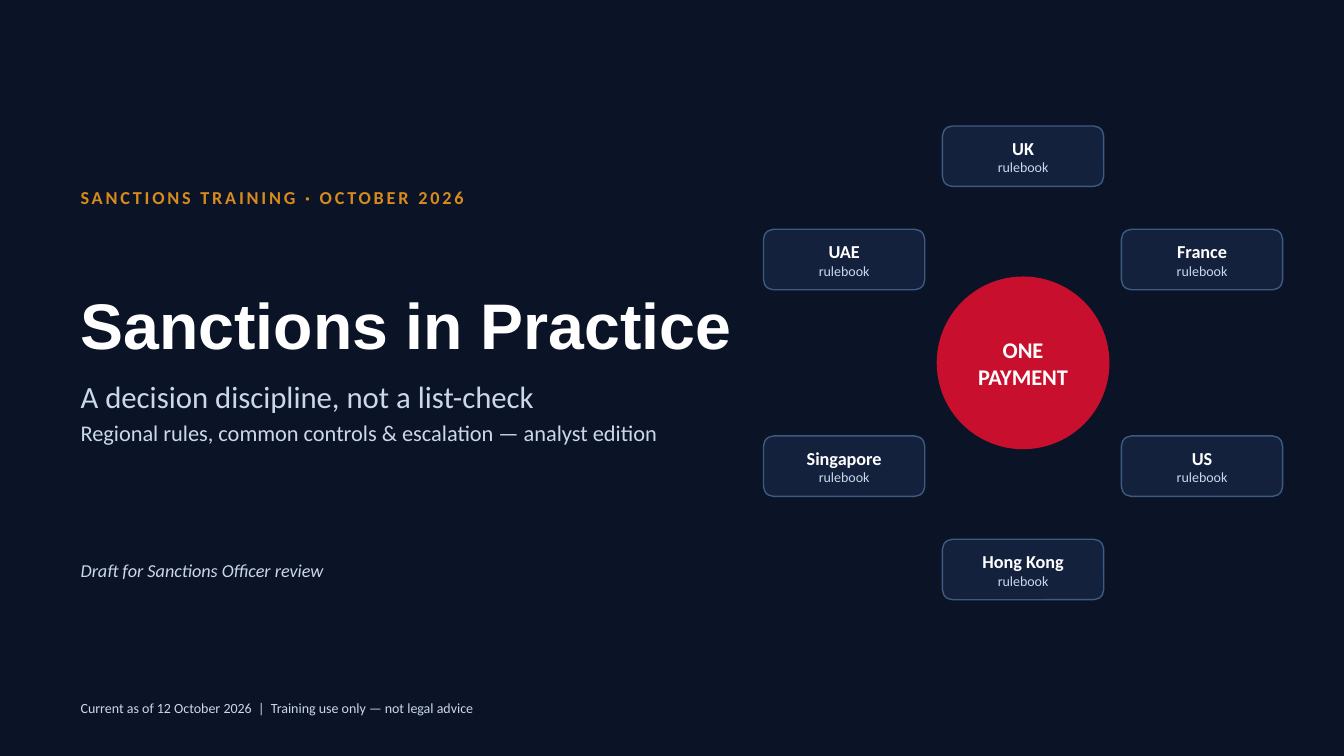
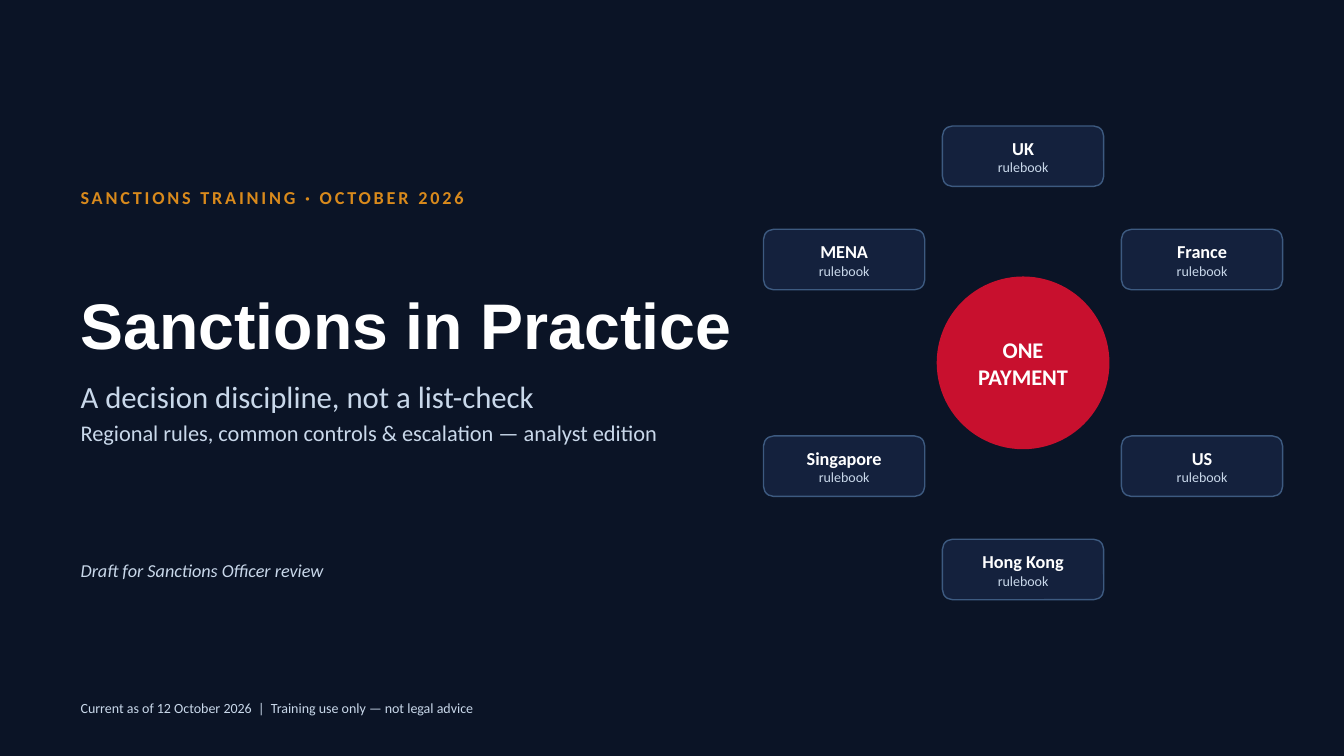
Before and after one commit to danielslonim-art/Screening, a slide deck: slide 1 of training/sanctions-in-practice-2026-10/sanctions-in-practice-analyst-edition.pptx. Drawn at 1344x756 pixels with LibreOffice and Linux fonts; fonts in the diff are those of the drawing. Boxes give left, top, right and bottom in pixels: in the first picture for what was removed or moved away, otherwise in the second. Text is boxed around its words. In the diff, an @@ line names an element or a change of style, - is before the commit and + after.

```diff
--- a/training/sanctions-in-practice-2026-10/sanctions-in-practice-analyst-edition.pptx
+++ b/training/sanctions-in-practice-2026-10/sanctions-in-practice-analyst-edition.pptx
@@ text at (820,246,868,258): text changed @@
-UAE
+MENA
```
Also in this commit, not shown: 2 other slides changed, 7 slides added, 2 slides removed, 2 other files.
